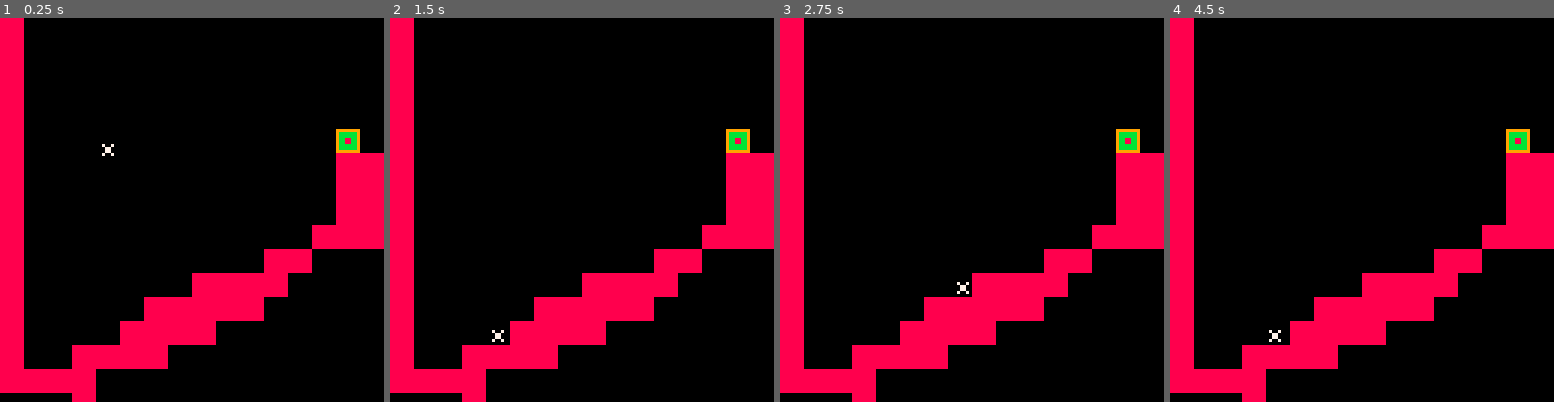
Above: before the commit, frames 1-4 (left to right).
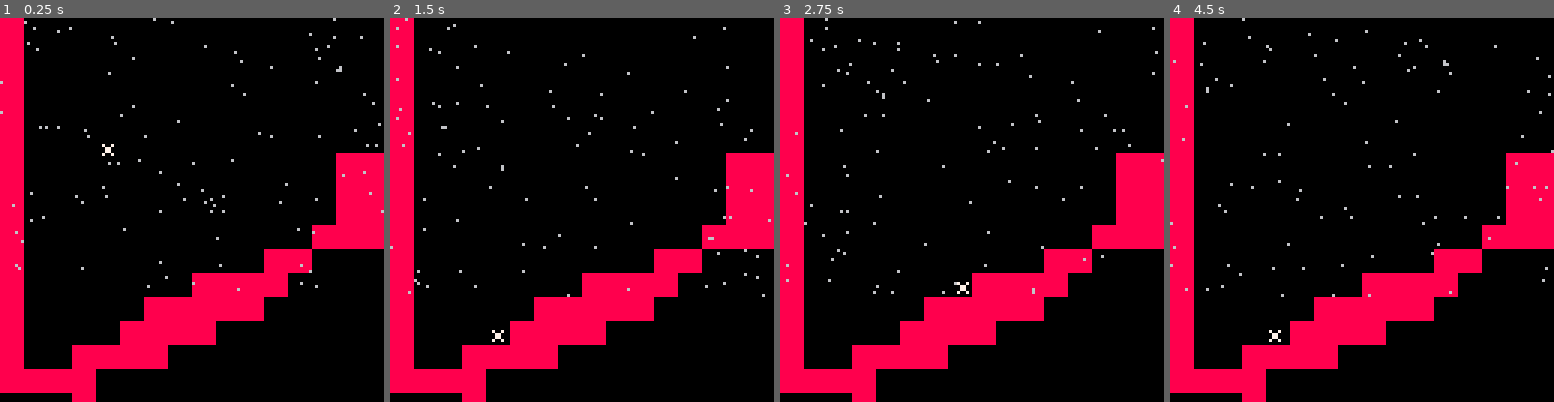
Above: after the commit, the same moments.

Repository: pratik2709/anotherPlatformer
Game: PICO-8 cartridge player.p8
The game is run twice, just before and just after one commit, with the same random seed, the same clock (stepped at 60 frames per second) and the same inputs.
Inputs:
- Up to frame 1 (0.25 s): no input
- Up to frame 2 (1.5 s): tap O (Z key) at 0.7 s
- Up to frame 3 (2.75 s): hold Right 1.6-2.1 s; tap O (Z key) at 1.7, 2.1, 2.5 s; hold Right from 2.47 s (still down)
- Up to frame 4 (4.5 s): tap O (Z key) every 0.4 s from 2.9 to 4.1 s; release Right at 3.03 s; hold Left 3.08-3.58 s; hold Down 3.63-3.97 s; hold Right from 4.02 s (still down)

The runs differ from the first frame. In frame 1, 1.0% of the frame differs, in the area x 0-100%, y 0-72%; in frame 2, 1.0%; in frame 3, 0.9%; in frame 4, 1.0%.

Commit message:
drawing stars

Diff:
--- a/player.p8
+++ b/player.p8
@@ -69,6 +69,14 @@
  mapheight = 16
  mycam = cam:new(mapwidth, mapheight)
  player1 = player:new(32,72)
+ stars = {}
+ for i=1,128 do
+  add(stars,{
+   x=rnd(128),
+   y=rnd(128),
+   s=rnd(2)+1
+  })
+ end
 end
 
 function _update()
@@ -83,9 +91,11 @@
  cls()
  mycam:followplayer(player1:getx(), player1.y)
  player1:draw()
-
  --draw in layers
  map(0,0,0,0,128,128)
+ for st in all(stars) do
+  pset(st.x,st.y,6)
+ end
  draw_debug()
 
 end
@@ -220,7 +230,7 @@
 	local x1,x2,y1,y2
 
 	-- we'll test two points:
-  --  P--.--P (depending on the vs sign?)
+  --  p--.--p (depending on the vs sign?)
   -- origin point + up-down or left right
   -- needs a proper diagram!
 	if vx!=0 then
@@ -398,6 +408,13 @@
  if self.invtimer <= 0 then
   self.invuln = false
  end
+ for st in all(stars) do
+  st.y += st.s
+  if st.y >= 128 then
+   st.y = 0
+   st.x=rnd(128)
+  end
+ end
 end
 
 --collision related
@@ -579,16 +596,16 @@
 0100000000000000000000000000000000000000000000000000000000000000000000000000000000000000000000000000000000000000000000000000000000000000000000000000000000000000000000000000000000000000000000000000000000000000000000000000000000000000000000000000000000000000
 0100000000000000000000000000000000000000000000000100000000000000000000000000000000000000000000000000000000000000000000000000000000000000000000000000000000000000000000000000000000000000000000000000000000000000000000000000000000000000000000000000000000000000
 0100000000000000000000000000000000000000000101010000000000000000000000000000000000000000000000000000000000000000000000000000000000000000000000000000000000000000000000000000000000000000000000000000000000000000000000000000000000000000000000000000000000000000
-0100000000000000000000000000000000030000010101010000000000000000000000000000000000000000000000000000000000000000000000000000000000000000000000000000000000000000000000000000000000000000000000000000000000000000000000000000000000000000000000000000000000000000
-0100000000000000000000000000000000010000000000000001010000000000000000000000000000000000000000000000000000000000000000000000000000000000000000000000000000000000000000000000000000000000000000000000000000000000000000000000000000000000000000000000000000000000
-0100000000000000000000000000020202010201000000000101010000000000000000000000000000000000000000000000000000000000000000000000000000000000000000000000000000000000000000000000000000000000000000000000000000000000000000000000000000000000000000000000000000000000
-0100000000000000000000020202020202010101010000000101010000000000000000000000000000000000000000000000000000000000000000000000000000000000000000000000000000000000000000000000000000000000000000000000000000000000000000000000000000000000000000000000000000000000
-0102020202020202020202020202020202020202020000000101010000000000000000000000000000000000000000000000000000000000000000000000000000000000000000000000000000000000000000000000000000000000000000000000000000000000000000000000000000000000000000000000000000000000
-0100000000000000000000000202030202020202020000000001010000000000000000000000000000000000000000000000000000000000000000000000000000000000000000000000000000000000000000000000000000000000000000000000000000000000000000000000000000000000000000000000000000000000
+0100000000000000000000000000000000010000010101010000020200000000000000000000000000000000000000000000000000000000000000000000000000000000000000000000000000000000000000000000000000000000000000000000000000000000000000000000000000000000000000000000000000000000
+0100000000000000000000000000000000010000000000000002020200000000000000000000000000000000000000000000000000000000000000000000000000000000000000000000000000000000000000000000000000000000000000000000000000000000000000000000000000000000000000000000000000000000
+0100000000000000000000000000020202010201000000020202020000000000000000000000000000000000000000000000000000000000000000000000000000000000000000000000000000000000000000000000000000000000000000000000000000000000000000000000000000000000000000000000000000000000
+0100000000000000000000020202020202010101010000020202020200000000000000000000000000000000000000000000000000000000000000000000000000000000000000000000000000000000000000000000000000000000000000000000000000000000000000000000000000000000000000000000000000000000
+0102020202020202020202020202020202020202020000020202020200000000000000000000000000000000000000000000000000000000000000000000000000000000000000000000000000000000000000000000000000000000000000000000000000000000000000000000000000000000000000000000000000000000
+0100000000000000000000000202020202020202020000020002020000000000000000000000000000000000000000000000000000000000000000000000000000000000000000000000000000000000000000000000000000000000000000000000000000000000000000000000000000000000000000000000000000000000
+0100000000000000000000000000010101010100000000000002020202000000000000000000000000000000000000000000000000000000000000000000000000000000000000000000000000000000000000000000000000000000000000000000000000000000000000000000000000000000000000000000000000000000
+0100000000000000000000000000010101010100000000000202020200000000000000000000000000000000000000000000000000000000000000000000000000000000000000000000000000000000000000000000000000000000000000000000000000000000000000000000000000000000000000000000000000000000
 0100000000000000000000000000010101010100000000000001010000000000000000000000000000000000000000000000000000000000000000000000000000000000000000000000000000000000000000000000000000000000000000000000000000000000000000000000000000000000000000000000000000000000
-0100000000000000000000000000010101010100000000000001010000000000000000000000000000000000000000000000000000000000000000000000000000000000000000000000000000000000000000000000000000000000000000000000000000000000000000000000000000000000000000000000000000000000
-0100000000000000000000000000010101010100000000000001010000000000000000000000000000000000000000000000000000000000000000000000000000000000000000000000000000000000000000000000000000000000000000000000000000000000000000000000000000000000000000000000000000000000
-0102020202020202020202020201010101010101010101010101010000000000000000000000000000000000000000000000000000000000000000000000000000000000000000000000000000000000000000000000000000000000000000000000000000000000000000000000000000000000000000000000000000000000
+0102020202020202020202020201010101010101010103010101010000000000000000000000000000000000000000000000000000000000000000000000000000000000000000000000000000000000000000000000000000000000000000000000000000000000000000000000000000000000000000000000000000000000
 0100000000000000000000010100000000000000000000000000000000000000000000000000000000000000000000000000000000000000000000000000000000000000000000000000000000000000000000000000000000000000000000000000000000000000000000000000000000000000000000000000000000000000
 0100000000000000010101010000000000000000000000000000000000000000000000000000000000000000000000000000000000000000000000000000000000000000000000000000000000000000000000000000000000000000000000000000000000000000000000000000000000000000000000000000000000000000
 0100000000000101010101000000000000000000000000000000000000000000000000000000000000000000000000000000000000000000000000000000000000000000000000000000000000000000000000000000000000000000000000000000000000000000000000000000000000000000000000000000000000000000
